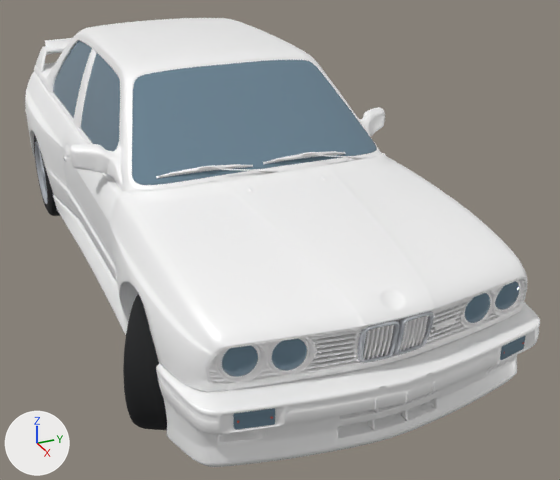
The glTF model assets/models/habicht_t3.glb, before and after one commit.
Both versions are drawn from a 50 mm lens placed at (4.4, -1.5, 2.25), pointed at (0.38, 0.31, 0.24). Every picture has the same lights, and +X, +Y and +Z are marked at lower left. The picture after the commit comes second. Where no turn or scale is listed for an object, it has been applied to the vertices. Vertices at exactly the same position are counted once.

The first picture shows 'body', 'chrome', 'glass', 'tyre' and 1 more.
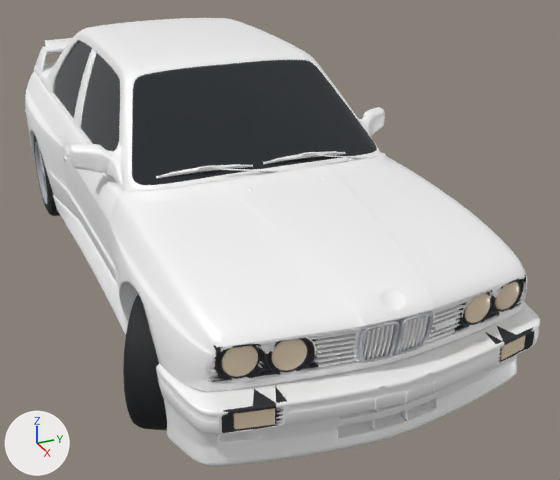
What differs and where, as boxes [x1, y1, x2, y2] in the pictures (560 x 480 px):
```json
{"object": "glass", "change": "recoloured", "before": [53, 40, 377, 185], "after": [53, 40, 377, 185], "on screen": "blue to black"}
{"part": 1, "of": "me_mesh_1", "change": "added", "after": [500, 336, 526, 360]}
{"part": 2, "of": "me_mesh_1", "change": "added", "after": [233, 408, 275, 429], "on screen": "beige"}
{"part": 3, "of": "me_mesh_1", "change": "added", "after": [465, 281, 519, 323], "on screen": "beige"}
{"part": 4, "of": "me_mesh_1", "change": "added", "after": [222, 339, 307, 377], "on screen": "beige"}
{"part": 5, "of": "me_mesh_2", "change": "deleted", "before": [222, 281, 526, 429]}
{"part": 6, "of": "me_mesh_6", "change": "added", "after": [210, 274, 534, 433]}
{"part": 7, "of": "me_mesh_7", "change": "reshaped", "before": [209, 272, 534, 433], "after": [209, 272, 527, 429]}
```

Scene script edits in JSON lines:
```json
{"op": "set", "path": "mat_glass.base_color", "old": "(0.153, 0.242, 0.314)", "new": "(0.0168, 0.0212, 0.0262)", "note": "blue #6d8798 -> black #23282d"}
{"block": "me_mesh_1", "where": "# used by ob_light; location = (0.0, 0.0, 0.0)"}
{"op": "remove", "block": "me_mesh_1", "code": "me_mesh_1.from_pydata(...)  # 1990 vertices, 3744 faces; spans x 2.085..2.146, y -0.693..0.693, z 0.564..0.706"}
{"op": "add", "block": "me_mesh_1", "code": "me_mesh_1.from_pydata(...)  # 4004 vertices, 7892 faces; spans x 2.085..2.213, y -0.693..0.693, z 0.392..0.706"}
{"block": "me_mesh_1", "change": "me_mesh_1 part 1: a new loose piece of 749 vertices spanning x 2.158..2.213, y 0.531..0.684, z 0.392..0.466, in mat_light (beige #f0dcc0)"}
{"block": "me_mesh_1", "change": "me_mesh_1 part 2: a new loose piece of 749 vertices spanning x 2.158..2.213, y -0.684..-0.531, z 0.392..0.466, in mat_light (beige #f0dcc0)"}
{"block": "me_mesh_1", "change": "me_mesh_1 part 3: 258 vertices added at x 2.093..2.152, y 0.368..0.691, z 0.566..0.704"}
{"block": "me_mesh_1", "change": "me_mesh_1 part 4: 258 vertices added at x 2.093..2.152, y -0.691..-0.368, z 0.566..0.704"}
{"block": "me_mesh_2", "where": "# used by ob_glass; location = (0.0, 0.0, 0.0)"}
{"op": "remove", "block": "me_mesh_2", "code": "me_mesh_2.from_pydata(...)  # 2986 vertices, 5342 faces; spans x -2.21..2.21, y -0.81..0.81, z 0.39..1.36"}
{"op": "add", "block": "me_mesh_2", "code": "me_mesh_2.from_pydata(...)  # 1112 vertices, 1948 faces; spans x -1.77..1.01, y -0.72..0.72, z 0.89..1.36"}
{"block": "me_mesh_2", "change": "me_mesh_2 part 5: 8 loose pieces with 1874 vertices, spanning x -2.21..2.21, y -0.81..0.81, z 0.39..0.77, are deleted"}
{"block": "me_mesh_6", "where": "# used by ob_trim; location = (0.0, 0.0, 0.0)"}
{"op": "remove", "block": "me_mesh_6", "code": "me_mesh_6.from_pydata(...)  # 236 vertices, 390 faces; spans x 0.51..0.58, y -0.91..0.91, z 0.96..1.05"}
{"op": "add", "block": "me_mesh_6", "code": "me_mesh_6.from_pydata(...)  # 3157 vertices, 4814 faces; spans x -2.2..2.23, y -0.91..0.91, z 0.39..1.05"}
{"block": "me_mesh_6", "change": "me_mesh_6 part 6: 2795 vertices added at x 2.06..2.23, y -0.74..0.74, z 0.39..0.72"}
{"block": "me_mesh_6", "change": "other edits to the shape of me_mesh_6 do not show in these pictures"}
{"block": "me_mesh_7", "where": "# used by ob_body; location = (0.0, 0.0, 0.0)"}
{"op": "remove", "block": "me_mesh_7", "code": "me_mesh_7.from_pydata(...)  # 33339 vertices, 61149 faces; spans x -2.3..2.3, y -0.92..0.92, z 0.15..1.43"}
{"op": "add", "block": "me_mesh_7", "code": "me_mesh_7.from_pydata(...)  # 31372 vertices, 56725 faces; spans x -2.3..2.3, y -0.92..0.92, z 0.15..1.43"}
{"block": "me_mesh_7", "change": "me_mesh_7 part 7: 86 vertices moved within x 2.08..2.21, y -0.72..0.72, z 0.39..0.72; 1729 vertices removed from x 2.07..2.21, y -0.72..0.72, z 0.39..0.72"}
{"block": "me_mesh_7", "change": "other edits to the shape of me_mesh_7 do not show in these pictures"}
```
